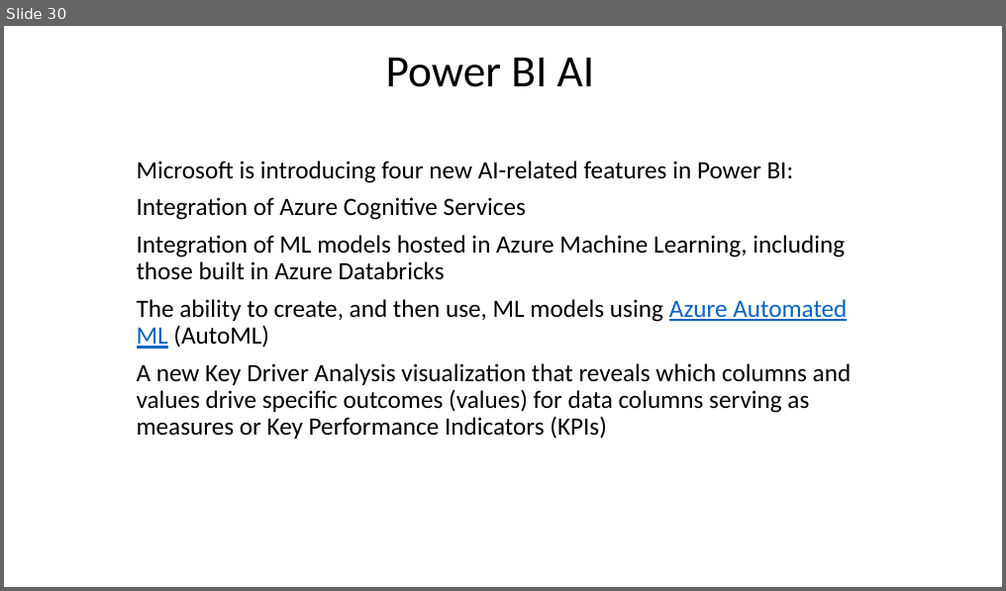
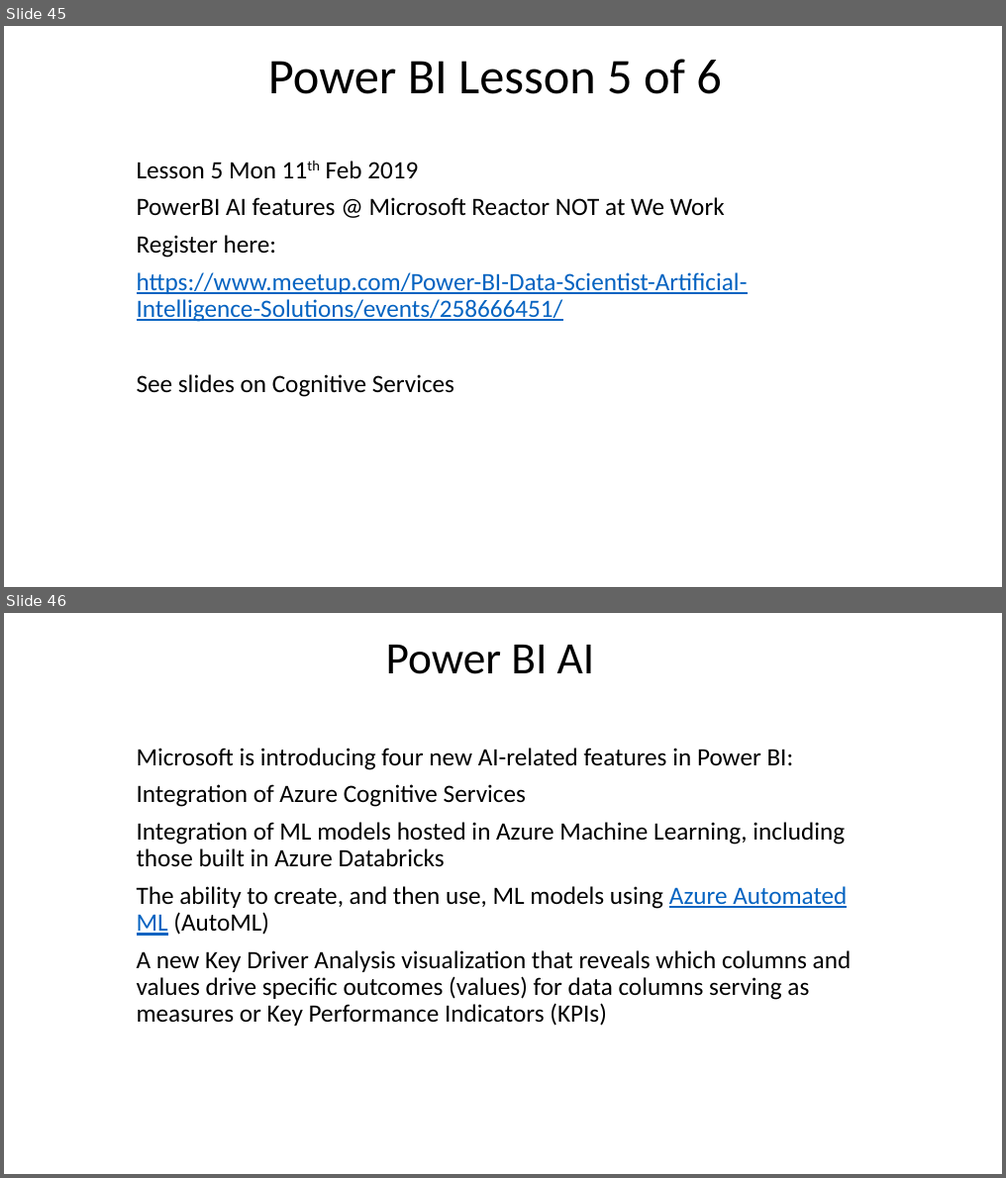
Before and after one commit to wottabyte/PBITraining, a slide deck: PBIID/PowerBI Int Dev slides Q1-2019-shared.pptx. Shown one above the other, each under a label of ours: slide 30 before the commit, slides 45 and 46 after it. The pictures are 1006x591 and 1006x1178 pixels, drawn with LibreOffice and Linux fonts; fonts in the diff are those of the drawing; background and template pictures are left out. Boxes give left, top, right and bottom in pixels: in the first picture for what was removed or moved away, otherwise in the second. Text is boxed around its words. In the diff, an @@ line names an element or a change of style, - is before the commit and + after.

Commit message:
All PBIIA Slides upto & including Lesson 6

```diff
--- a/PBIID/PowerBI Int Dev slides Q1-2019-shared.pptx
+++ b/PBIID/PowerBI Int Dev slides Q1-2019-shared.pptx
@@ slide 45 added at (4, 26, 1002, 587), background #FFFFFF @@
@@ title added at (268, 59, 721, 94), 48 pt, text #000000 @@
+Power BI Lesson 5 of 6
@@ subtitle added at (137, 161, 747, 397), 24 pt, text #000000 @@
+Lesson 5 Mon 11th Feb 2019
+PowerBI AI features @ Microsoft Reactor NOT at We Work
+Register here:
+https://www.meetup.com/Power-BI-Data-Scientist-Artificial-Intelligence-Solutions/events/258666451/
+See slides on Cognitive Services
@@ what was slide 30 is now slide 46 @@
```
Also in this commit, not shown: 3 slides changed, 21 other slides added.
